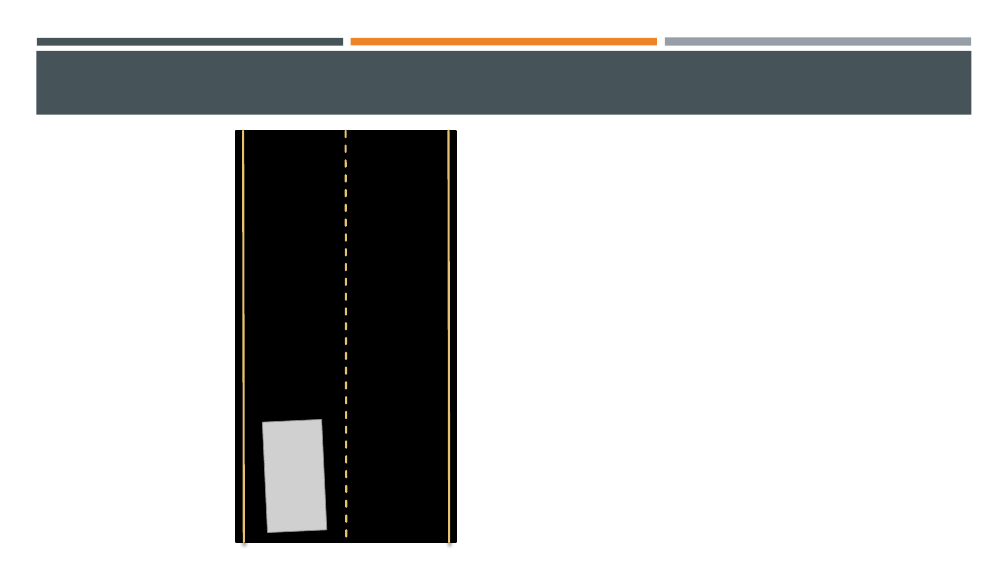
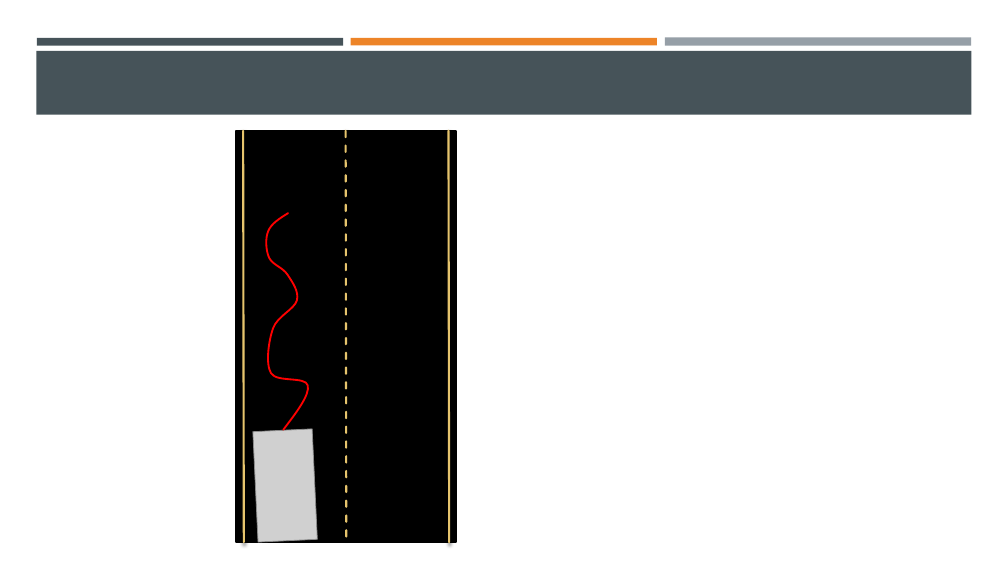
Before and after one commit to xaviervinu/mtechproject, a slide deck: slide 6 of doc/Vinu_Xavier_16MPD0024_Status_01.pptx. Drawn at 1008x567 pixels with LibreOffice and Linux fonts; fonts in the diff are those of the drawing; grey boxes stand for pictures. Boxes give left, top, right and bottom in pixels: in the first picture for what was removed or moved away, otherwise in the second. Text is boxed around its words. In the diff, an @@ line names an element or a change of style, - is before the commit and + after.

```diff
--- a/doc/Vinu_Xavier_16MPD0024_Status_01.pptx
+++ b/doc/Vinu_Xavier_16MPD0024_Status_01.pptx
@@ freeform shape added at (x1=266, y1=213, x2=308, y2=430), outline #FF0000 1.75 pt @@
@@ picture moved from (x1=262, y1=419, x2=327, y2=533) to (x1=253, y1=429, x2=318, y2=542) @@
```
Also in this commit, not shown: 3 slides added, 1 other file.
